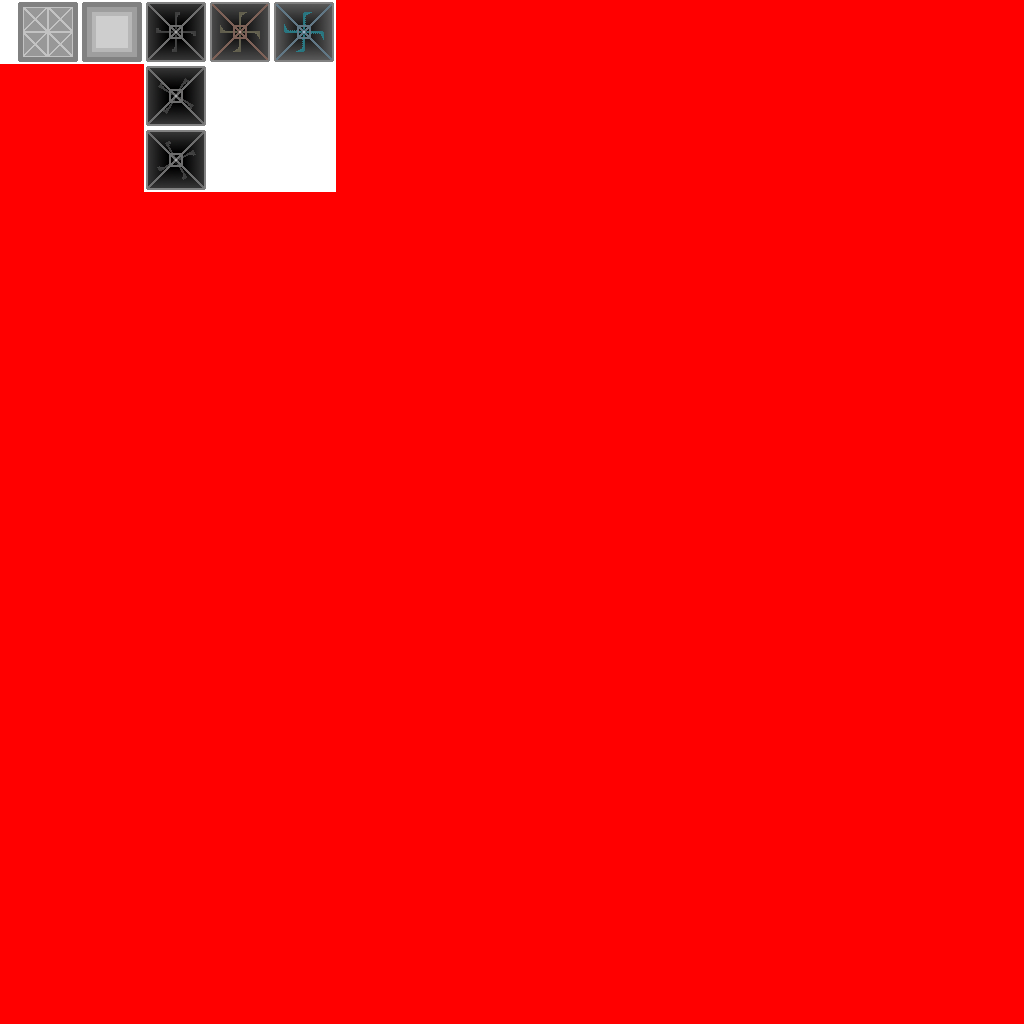
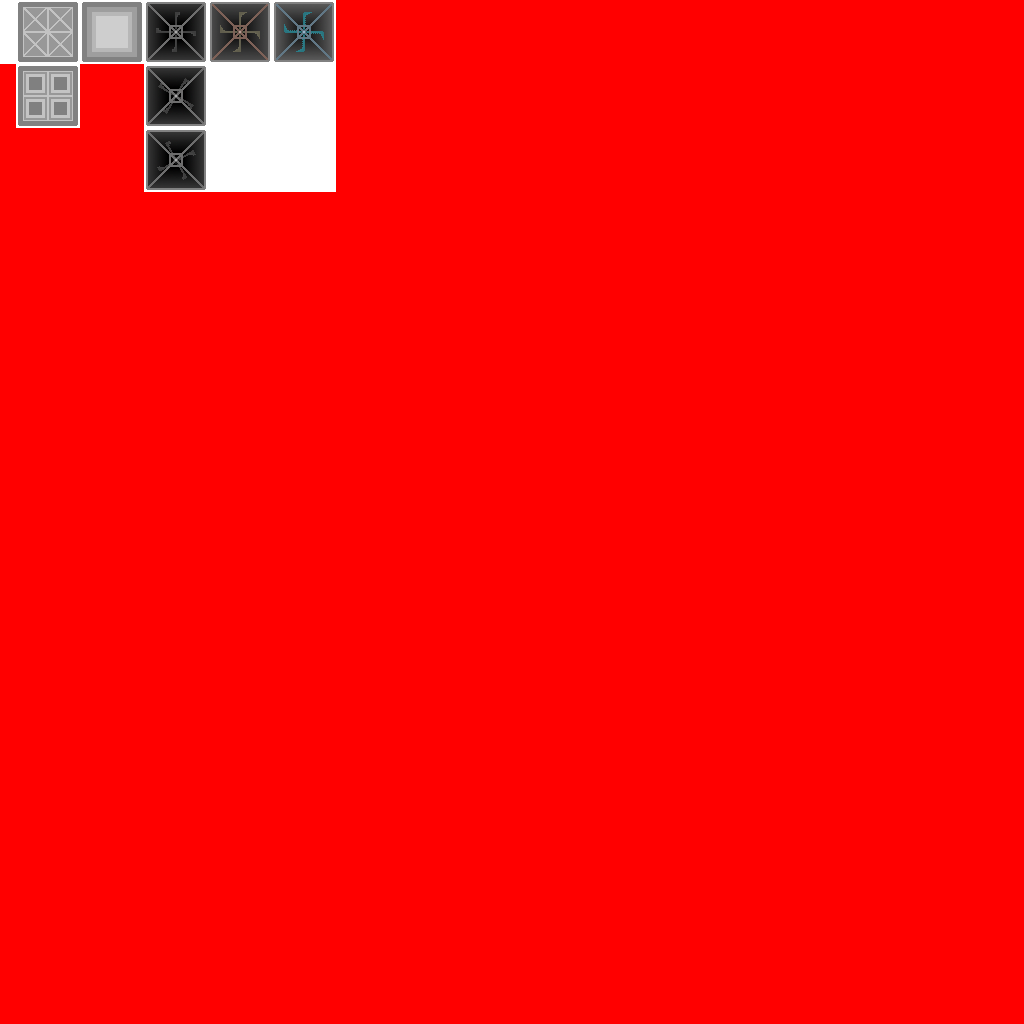
Two versions of the same layered image (1024x1024). Layer-by-layer changes:
painted on "builder_atlas.png" over left=16, top=64, right=80, bottom=128
